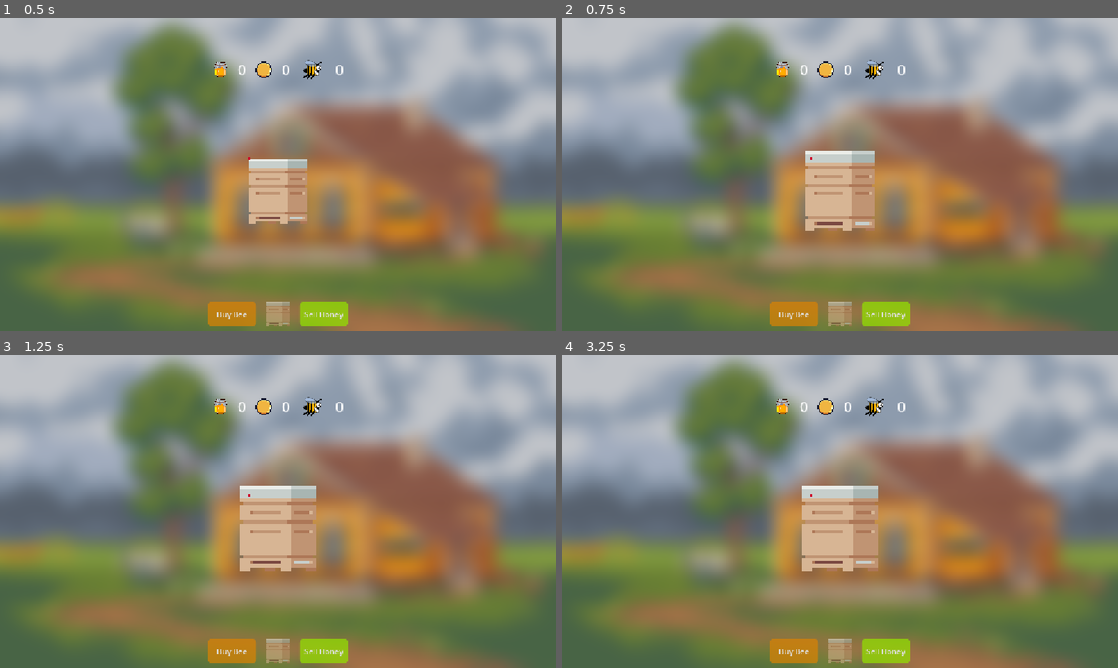
Above: before the commit, frames 1-4 (two rows, left to right).
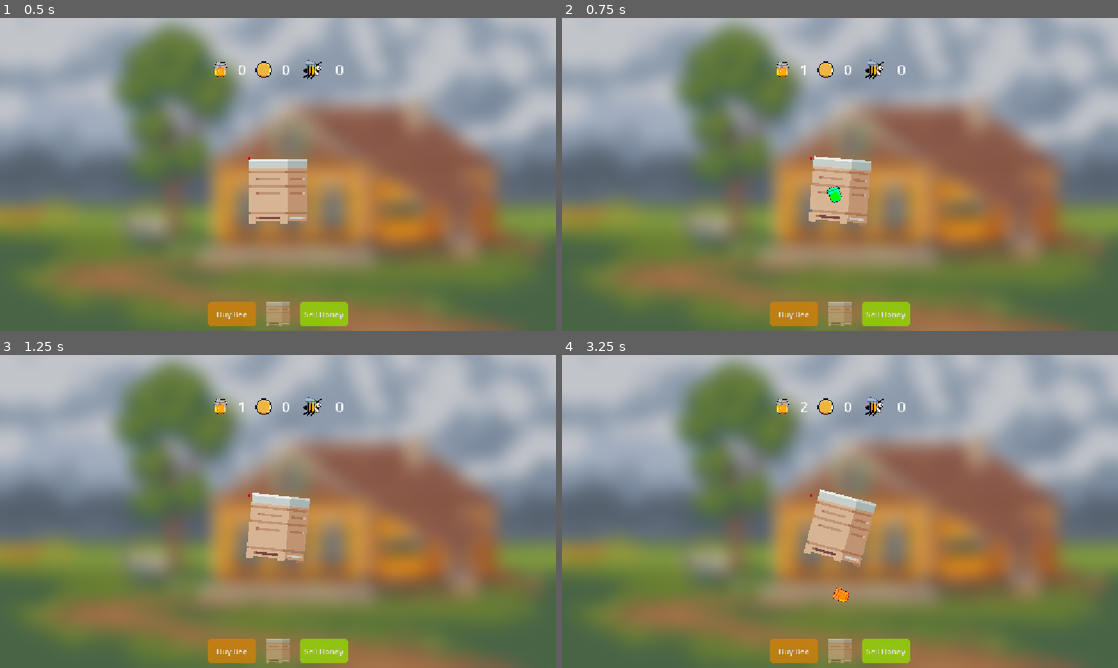
Above: after the commit, the same moments.

Repository: IceForBaking/beehiveDemo
Game: Godot game, scene res://scenes/world.tscn
The game is run twice, just before and just after one commit, with the same random seed, the same clock (stepped at 60 frames per second) and the same inputs.
Inputs (mouse positions are in pixels of both pictures, inside the frame that each line leads up to):
- Up to frame 1 (0.5 s): no input
- Up to frame 2 (0.75 s): click (840, 190) at 0.5 s
- Up to frame 3 (1.25 s): no input
- Up to frame 4 (3.25 s): click "Buy Bee" at 1.25 s; click "Sell Honey" at 2 s; click (840, 527) at 2.75 s

Frame 1 is identical in both runs. In frame 2, 2.0% of the frame differs, in the area x 43-57%, y 15-68%; in frame 3, 2.5%; in frame 4, 2.6%, in the area x 43-57%, y 15-79%.
Error before the commit: Invalid access to property or key 'honey_po' on a base object of type 'Node (Globals.gd)'. (res://scenes/beehive.gd:28)

Commit message:
make honey label

Diff:
--- a/EventBus.gd
+++ b/EventBus.gd
@@ -1,5 +1,5 @@
 extends Node
 
-signal honey_changed(honey_point: int)
+signal honey_changed(honey_points: int)
 signal coin_changed(coins_point: int)
 signal bee_changed(bee_point: int)
--- a/globals/Globals.gd
+++ b/globals/Globals.gd
@@ -9,4 +9,4 @@
 
 func honey_points_update(amount: int):
 	honey_points += amount
-	EventBus.honey_changed.emit(amount)
+	EventBus.honey_changed.emit(honey_points)
--- a/scenes/beehive.gd
+++ b/scenes/beehive.gd
@@ -16,6 +16,7 @@
 func _on_mouse_entered() -> void:
 	if is_picking == false:
 		animation_player.play("zoom")
+		await animation_player.animation_finished
 
 func _on_mouse_exited() -> void:
 	if is_picking == false:
@@ -25,5 +26,7 @@
 func _on_gui_input(event: InputEvent) -> void:
 	if event is InputEventMouseButton and is_picking == false:
 		if event.button_mask == MOUSE_BUTTON_LEFT and event.is_pressed():
-			Globals.honey_po
+			Globals.honey_points_update(1)
 			honey_spawn(get_local_mouse_position())
+			animation_player.play("drag")
+			await get_tree().create_timer(0.2).timeout
--- /dev/null
+++ b/scenes/hud.gd
@@ -0,0 +1,9 @@
+extends CanvasLayer
+
+@onready var honey_counter_label: Label = %HoneyCounterLabel
+
+func _ready() -> void:
+	EventBus.honey_changed.connect(honey_update)
+
+func honey_update(honey_points: int):
+	honey_counter_label.text = str(honey_points)
--- a/scenes/world.tscn
+++ b/scenes/world.tscn
@@ -1,6 +1,7 @@
-[gd_scene load_steps=22 format=3 uid="uid://d1le6jp6gedne"]
+[gd_scene load_steps=23 format=3 uid="uid://d1le6jp6gedne"]
 
 [ext_resource type="Texture2D" uid="uid://cgge7st5oil4b" path="res://assets/Free-Summer-Pixel-Art-Backgrounds/PNG/summer 1/Summer1.png" id="1_rwgxs"]
+[ext_resource type="Script" uid="uid://unknmv8y6hr5" path="res://scenes/hud.gd" id="1_w7kh3"]
 [ext_resource type="Shader" uid="uid://nbldgwpxnhy" path="res://shaders/blur.gdshader" id="2_4wyf3"]
 [ext_resource type="PackedScene" uid="uid://by5jamv1ubi0f" path="res://scenes/beehive.tscn" id="3_4wyf3"]
 [ext_resource type="Script" uid="uid://cu4gufuqng1i3" path="res://scenes/place_container.gd" id="3_71j4m"]
@@ -73,9 +74,10 @@
 
 [node name="World" type="Node2D"]
 
-[node name="CanvasLayer" type="CanvasLayer" parent="."]
-
-[node name="TextureRect" type="TextureRect" parent="CanvasLayer"]
+[node name="HUD" type="CanvasLayer" parent="."]
+script = ExtResource("1_w7kh3")
+
+[node name="TextureRect" type="TextureRect" parent="HUD"]
 anchors_preset = 15
 anchor_right = 1.0
 anchor_bottom = 1.0
@@ -84,7 +86,7 @@
 texture = ExtResource("1_rwgxs")
 expand_mode = 1
 
-[node name="ColorRect" type="ColorRect" parent="CanvasLayer"]
+[node name="ColorRect" type="ColorRect" parent="HUD"]
 material = SubResource("ShaderMaterial_k0juu")
 anchors_preset = 15
 anchor_right = 1.0
@@ -92,7 +94,7 @@
 grow_horizontal = 2
 grow_vertical = 2
 
-[node name="BeehiveUI" type="MarginContainer" parent="CanvasLayer"]
+[node name="BeehiveUI" type="MarginContainer" parent="HUD"]
 anchors_preset = 15
 anchor_right = 1.0
 anchor_bottom = 1.0
@@ -103,77 +105,78 @@
 theme_override_constants/margin_right = 10
 theme_override_constants/margin_bottom = 10
 
-[node name="PlaceContainer" type="HBoxContainer" parent="CanvasLayer/BeehiveUI"]
+[node name="PlaceContainer" type="HBoxContainer" parent="HUD/BeehiveUI"]
 layout_mode = 2
 size_flags_horizontal = 4
 size_flags_vertical = 4
 script = ExtResource("3_71j4m")
 
-[node name="ShopArea" type="Area2D" parent="CanvasLayer/BeehiveUI/PlaceContainer"]
-
-[node name="CollisionShape2D" type="CollisionShape2D" parent="CanvasLayer/BeehiveUI/PlaceContainer/ShopArea"]
+[node name="ShopArea" type="Area2D" parent="HUD/BeehiveUI/PlaceContainer"]
+
+[node name="CollisionShape2D" type="CollisionShape2D" parent="HUD/BeehiveUI/PlaceContainer/ShopArea"]
 position = Vector2(400.5, 101)
 shape = SubResource("RectangleShape2D_i7141")
 
-[node name="ColorRect" type="ColorRect" parent="CanvasLayer/BeehiveUI/PlaceContainer"]
+[node name="ColorRect" type="ColorRect" parent="HUD/BeehiveUI/PlaceContainer"]
 custom_minimum_size = Vector2(800, 200)
 layout_mode = 2
 size_flags_horizontal = 6
 size_flags_vertical = 4
 color = Color(0.94902, 0.733333, 0.270588, 0.341176)
 
-[node name="BeehiveContainer" type="HBoxContainer" parent="CanvasLayer/BeehiveUI"]
+[node name="BeehiveContainer" type="HBoxContainer" parent="HUD/BeehiveUI"]
 layout_mode = 2
 size_flags_horizontal = 4
 size_flags_vertical = 4
 theme_override_constants/separation = 25
 script = ExtResource("5_4mrxx")
 
-[node name="Beehive2" parent="CanvasLayer/BeehiveUI/BeehiveContainer" instance=ExtResource("3_4wyf3")]
-layout_mode = 2
-
-[node name="SpawnPoint" type="Marker2D" parent="CanvasLayer/BeehiveUI/BeehiveContainer"]
+[node name="Beehive2" parent="HUD/BeehiveUI/BeehiveContainer" instance=ExtResource("3_4wyf3")]
+layout_mode = 2
+
+[node name="SpawnPoint" type="Marker2D" parent="HUD/BeehiveUI/BeehiveContainer"]
 unique_name_in_owner = true
 
-[node name="MeshInstance2D" type="MeshInstance2D" parent="CanvasLayer/BeehiveUI/BeehiveContainer/SpawnPoint"]
+[node name="MeshInstance2D" type="MeshInstance2D" parent="HUD/BeehiveUI/BeehiveContainer/SpawnPoint"]
 modulate = Color(0.803278, 6.32679e-05, 0.156364, 1)
 scale = Vector2(5.905, 5.905)
 mesh = SubResource("SphereMesh_w7kh3")
 
-[node name="DataInt" type="VBoxContainer" parent="CanvasLayer/BeehiveUI"]
+[node name="DataInt" type="VBoxContainer" parent="HUD/BeehiveUI"]
 layout_mode = 2
 size_flags_vertical = 0
 
-[node name="HBoxContainer" type="HBoxContainer" parent="CanvasLayer/BeehiveUI/DataInt"]
+[node name="HBoxContainer" type="HBoxContainer" parent="HUD/BeehiveUI/DataInt"]
 layout_mode = 2
 size_flags_horizontal = 4
 size_flags_vertical = 0
 theme_override_constants/separation = 20
 
-[node name="HoneyTexture" type="TextureRect" parent="CanvasLayer/BeehiveUI/DataInt/HBoxContainer"]
+[node name="HoneyTexture" type="TextureRect" parent="HUD/BeehiveUI/DataInt/HBoxContainer"]
 layout_mode = 2
 size_flags_horizontal = 6
 size_flags_vertical = 4
 texture = ExtResource("4_k0juu")
 
-[node name="Label" type="Label" parent="CanvasLayer/BeehiveUI/DataInt/HBoxContainer"]
+[node name="HoneyCounterLabel" type="Label" parent="HUD/BeehiveUI/DataInt/HBoxContainer"]
+unique_name_in_owner = true
 layout_mode = 2
 theme_override_font_sizes/font_size = 28
 text = "0"
 
-[node name="CoinTexture" type="TextureRect" parent="CanvasLayer/BeehiveUI/DataInt/HBoxContainer"]
+[node name="CoinTexture" type="TextureRect" parent="HUD/BeehiveUI/DataInt/HBoxContainer"]
 custom_minimum_size = Vector2(35, 35)
 layout_mode = 2
 size_flags_horizontal = 4
 size_flags_vertical = 4
 texture = SubResource("AtlasTexture_w7kh3")
 
-[node name="Label2" type="Label" parent="CanvasLayer/BeehiveUI/DataInt/HBoxContainer"]
+[node name="CoinsCounterLabel" type="Label" parent="HUD/BeehiveUI/DataInt/HBoxContainer"]
 layout_mode = 2
 theme_override_font_sizes/font_size = 28
 text = "0"
 
-[node name="BeeTexture" type="TextureRect" parent="CanvasLayer/BeehiveUI/DataInt/HBoxContainer"]
+[node name="BeeTexture" type="TextureRect" parent="HUD/BeehiveUI/DataInt/HBoxContainer"]
 custom_minimum_size = Vector2(55, 55)
 layout_mode = 2
 size_flags_horizontal = 4
@@ -181,19 +184,19 @@
 texture = ExtResource("10_e3hyu")
 expand_mode = 1
 
-[node name="Label3" type="Label" parent="CanvasLayer/BeehiveUI/DataInt/HBoxContainer"]
+[node name="BeeCounterLabel" type="Label" parent="HUD/BeehiveUI/DataInt/HBoxContainer"]
 layout_mode = 2
 theme_override_font_sizes/font_size = 28
 text = "0"
 
-[node name="BeehiveShop" type="GridContainer" parent="CanvasLayer/BeehiveUI"]
+[node name="BeehiveShop" type="GridContainer" parent="HUD/BeehiveUI"]
 layout_mode = 2
 size_flags_horizontal = 4
 size_flags_vertical = 8
 theme_override_constants/h_separation = 20
 columns = 4
 
-[node name="Button" type="Button" parent="CanvasLayer/BeehiveUI/BeehiveShop"]
+[node name="BuyBeeButton" type="Button" parent="HUD/BeehiveUI/BeehiveShop"]
 custom_minimum_size = Vector2(100, 0)
 layout_mode = 2
 theme_override_styles/normal = SubResource("StyleBoxFlat_w7kh3")
@@ -202,10 +205,10 @@
 theme_override_styles/focus = SubResource("StyleBoxEmpty_7r4gi")
 text = "Buy Bee"
 
-[node name="ShopBeehive" parent="CanvasLayer/BeehiveUI/BeehiveShop" instance=ExtResource("6_qfnet")]
-layout_mode = 2
-
-[node name="Button2" type="Button" parent="CanvasLayer/BeehiveUI/BeehiveShop"]
+[node name="ShopBeehive" parent="HUD/BeehiveUI/BeehiveShop" instance=ExtResource("6_qfnet")]
+layout_mode = 2
+
+[node name="SellHoneyButton" type="Button" parent="HUD/BeehiveUI/BeehiveShop"]
 custom_minimum_size = Vector2(100, 0)
 layout_mode = 2
 theme_override_styles/normal = SubResource("StyleBoxFlat_o8fc1")
@@ -214,7 +217,7 @@
 theme_override_styles/focus = SubResource("StyleBoxEmpty_w7kh3")
 text = "Sell Honey"
 
-[node name="HoneyShop" type="HBoxContainer" parent="CanvasLayer"]
+[node name="HoneyShop" type="HBoxContainer" parent="HUD"]
 visible = false
 anchors_preset = 6
 anchor_left = 1.0
@@ -229,12 +232,12 @@
 size_flags_horizontal = 4
 alignment = 1
 
-[node name="ColorRect" type="ColorRect" parent="CanvasLayer/HoneyShop"]
+[node name="ColorRect" type="ColorRect" parent="HUD/HoneyShop"]
 custom_minimum_size = Vector2(250, 50)
 layout_mode = 2
 color = Color(1, 0.6862745, 0.30980393, 0.60784316)
 
-[node name="VBoxContainer" type="VBoxContainer" parent="CanvasLayer/HoneyShop/ColorRect"]
+[node name="VBoxContainer" type="VBoxContainer" parent="HUD/HoneyShop/ColorRect"]
 layout_mode = 1
 anchors_preset = 8
 anchor_left = 0.5
@@ -250,17 +253,17 @@
 size_flags_horizontal = 4
 size_flags_vertical = 4
 
-[node name="Button" type="Button" parent="CanvasLayer/HoneyShop/ColorRect/VBoxContainer"]
+[node name="Button" type="Button" parent="HUD/HoneyShop/ColorRect/VBoxContainer"]
 custom_minimum_size = Vector2(200, 50)
 layout_mode = 2
 text = "Buy Honey Extractor"
 
-[node name="Button2" type="Button" parent="CanvasLayer/HoneyShop/ColorRect/VBoxContainer"]
+[node name="Button2" type="Button" parent="HUD/HoneyShop/ColorRect/VBoxContainer"]
 custom_minimum_size = Vector2(200, 50)
 layout_mode = 2
 text = "Buy Next Bee Level"
 
-[node name="Button3" type="Button" parent="CanvasLayer/HoneyShop/ColorRect/VBoxContainer"]
+[node name="Button3" type="Button" parent="HUD/HoneyShop/ColorRect/VBoxContainer"]
 custom_minimum_size = Vector2(200, 50)
 layout_mode = 2
 text = "Buy New Apiary"
@@ -268,12 +271,12 @@
 [node name="AutoClickTimer" type="Timer" parent="."]
 autostart = true
 
-[connection signal="area_entered" from="CanvasLayer/BeehiveUI/PlaceContainer/ShopArea" to="CanvasLayer/BeehiveUI/PlaceContainer" method="_on_shop_area_area_entered"]
-[connection signal="area_exited" from="CanvasLayer/BeehiveUI/PlaceContainer/ShopArea" to="CanvasLayer/BeehiveUI/PlaceContainer" method="_on_shop_area_area_exited"]
-[connection signal="gui_input" from="CanvasLayer/BeehiveUI/PlaceContainer/ColorRect" to="CanvasLayer/BeehiveUI" method="_on_color_rect_gui_input"]
-[connection signal="mouse_entered" from="CanvasLayer/BeehiveUI/PlaceContainer/ColorRect" to="CanvasLayer/BeehiveUI/PlaceContainer" method="_on_color_rect_mouse_entered"]
-[connection signal="mouse_exited" from="CanvasLayer/BeehiveUI/PlaceContainer/ColorRect" to="CanvasLayer/BeehiveUI/PlaceContainer" method="_on_color_rect_mouse_exited"]
-[connection signal="pressed" from="CanvasLayer/BeehiveUI/BeehiveShop/Button" to="." method="_on_button_pressed"]
-[connection signal="beehive_spawn" from="CanvasLayer/BeehiveUI/BeehiveShop/ShopBeehive" to="CanvasLayer/BeehiveUI/BeehiveContainer" method="_on_shop_beehive_beehive_spawn"]
-[connection signal="pressed" from="CanvasLayer/BeehiveUI/BeehiveShop/Button2" to="." method="_on_button_2_pressed"]
-[connection signal="timeout" from="AutoClickTimer" to="CanvasLayer/BeehiveUI/BeehiveContainer/Beehive2" method="_on_auto_click_timer_timeout"]
+[connection signal="area_entered" from="HUD/BeehiveUI/PlaceContainer/ShopArea" to="HUD/BeehiveUI/PlaceContainer" method="_on_shop_area_area_entered"]
+[connection signal="area_exited" from="HUD/BeehiveUI/PlaceContainer/ShopArea" to="HUD/BeehiveUI/PlaceContainer" method="_on_shop_area_area_exited"]
+[connection signal="gui_input" from="HUD/BeehiveUI/PlaceContainer/ColorRect" to="HUD/BeehiveUI" method="_on_color_rect_gui_input"]
+[connection signal="mouse_entered" from="HUD/BeehiveUI/PlaceContainer/ColorRect" to="HUD/BeehiveUI/PlaceContainer" method="_on_color_rect_mouse_entered"]
+[connection signal="mouse_exited" from="HUD/BeehiveUI/PlaceContainer/ColorRect" to="HUD/BeehiveUI/PlaceContainer" method="_on_color_rect_mouse_exited"]
+[connection signal="pressed" from="HUD/BeehiveUI/BeehiveShop/BuyBeeButton" to="." method="_on_button_pressed"]
+[connection signal="beehive_spawn" from="HUD/BeehiveUI/BeehiveShop/ShopBeehive" to="HUD/BeehiveUI/BeehiveContainer" method="_on_shop_beehive_beehive_spawn"]
+[connection signal="pressed" from="HUD/BeehiveUI/BeehiveShop/SellHoneyButton" to="." method="_on_button_2_pressed"]
+[connection signal="timeout" from="AutoClickTimer" to="HUD/BeehiveUI/BeehiveContainer/Beehive2" method="_on_auto_click_timer_timeout"]
Not shown, changed: assets/BeeZ_01.png.import
Not shown, changed: assets/Coin.png.import
Not shown, changed: assets/Free-Summer-Pixel-Art-Backgrounds/PNG/summer 1/1.png.import
Not shown, changed: assets/Free-Summer-Pixel-Art-Backgrounds/PNG/summer 1/2.png.import
Not shown, changed: assets/Free-Summer-Pixel-Art-Backgrounds/PNG/summer 1/3.png.import
Not shown, changed: assets/Free-Summer-Pixel-Art-Backgrounds/PNG/summer 1/4.png.import
Not shown, changed: assets/Free-Summer-Pixel-Art-Backgrounds/PNG/summer 1/Summer1.png.import
Not shown, changed: assets/Free-Summer-Pixel-Art-Backgrounds/PNG/summer 2/1.png.import
Not shown, changed: assets/Free-Summer-Pixel-Art-Backgrounds/PNG/summer 2/2.png.import
Not shown, changed: assets/Free-Summer-Pixel-Art-Backgrounds/PNG/summer 2/3.png.import
Not shown, changed: assets/Free-Summer-Pixel-Art-Backgrounds/PNG/summer 2/4.png.import
Not shown, changed: assets/Free-Summer-Pixel-Art-Backgrounds/PNG/summer 2/Summer2.png.import
(and 33 more such lines)
